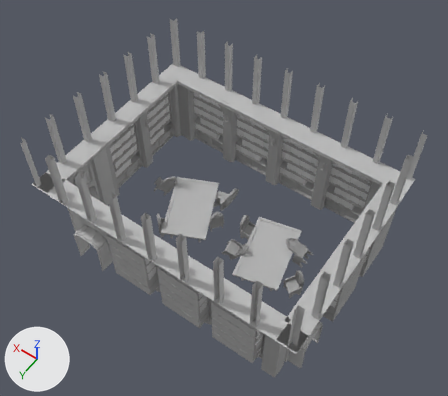
Renders of the FBX model CandificationV2/Assets/Meshes/Library_Scene.fbx from each side of a commit.
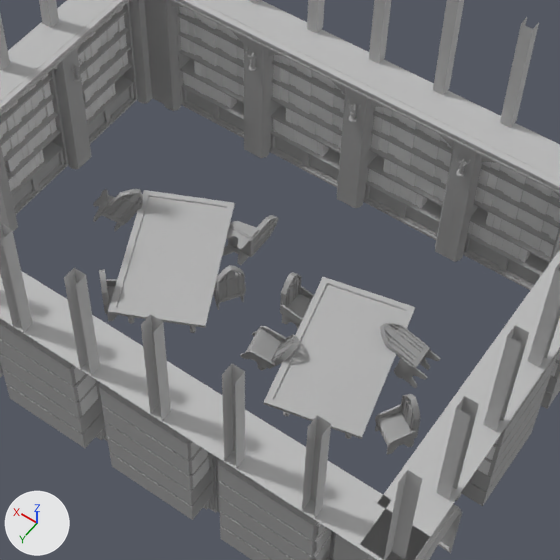
The first picture shows the older version from a 50 mm lens placed at (-0.144, 0.208, 0.371), pointed at (0.003, 0.002, 0.048). The close-ups show both versions on the part from 25% to 82% of the width and 23% to 88% of the height of that picture; other places that the commit changed are outside them. Arrows for +X, +Y and +Z are at lower left; the lights stay in place. Where no turn or scale is listed for an object, it has been applied to the vertices.

Objects in the first close-up: 'Bookshelf.001', 'Bookshelf.003', 'Bookshelf.004', 'Bookshelf.005', 'Bookshelf.006', 'Bookshelf.008', 'books.008', 'chair1', 'chair2', 'chair6', 'desk', 'desk1', 'ladder_track4', 'shelf_top4', 'wall_columns'.
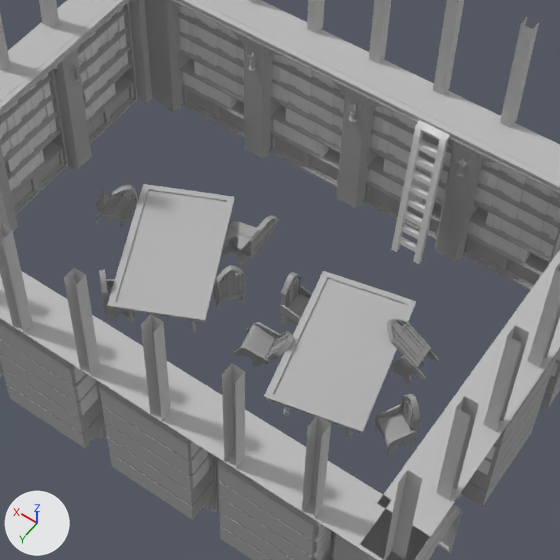
Patch to the scene script:
```diff
--- a/CandificationV2/Assets/Meshes/Library_Scene.fbx.py
+++ b/CandificationV2/Assets/Meshes/Library_Scene.fbx.py
@@ mat_pasted__standardsurface12 @@
+mat_pasted__standardsurface12 = principled_material('pasted__standardSurface12')
+mat_pasted__standardsurface12.base_color = (0.8, 0.8, 0.8)  # white #e7e7e7
+mat_pasted__standardsurface12.roughness = 0.2
@@ me_mesh_071 @@
+me_mesh_071.from_pydata(...)  # 412 vertices, 423 faces; spans x -0.0055..0.0055, y -0.0039..0.0035, z -0.0291..0.0306
+me_mesh_071.materials.append(mat_pasted__standardsurface12)  # white #e7e7e7
@@ ob_desk @@
 ob_desk.parent = ob_chair_desk_group
-ob_desk.location = (3.424, 0.583, -0.0182)
-ob_desk.scale = (1.1, 1.1, 1.1)
+ob_desk.location = (3.424, 0.768, -0.0182)
+ob_desk.scale = (1.1, 1.35, 1.1)
@@ ob_chair1 @@
 ob_chair1 = bpy.data.objects.new('chair1', me_mesh_059)
-ob_chair1.location = (-0.0465, -0.014, 0.0079)
-ob_chair1.rotation_euler = (1.771, 1.199, 0.229)  # degrees (101, 69, 13)
+ob_chair1.location = (-0.0465, -0.014, 0.0103)
+ob_chair1.rotation_euler = (1.694, 0.944, 0.142)  # degrees (97, 54, 8.1)
 ob_chair1.scale = (0.01, 0.01, 0.01)
@@ ob_chair2 @@
 ob_chair2 = bpy.data.objects.new('chair2', me_mesh_060)
-ob_chair2.location = (-0.0122, 0.0098, 0.0112)
+ob_chair2.location = (-0.0099, 0.0098, 0.0112)
@@ ob_chair6 @@
 ob_chair6 = bpy.data.objects.new('chair6', me_mesh_064)
-ob_chair6.location = (0.0633, -0.0087, 0.0115)
-ob_chair6.rotation_euler = (2.246, 0.0639, -0.88)  # degrees (129, 3.7, -50)
+ob_chair6.location = (0.0644, -0.0087, 0.0118)
+ob_chair6.rotation_euler = (2.016, 0.0639, -0.88)  # degrees (116, 3.7, -50)
 ob_chair6.scale = (0.01, 0.01, 0.01)
@@ ob_desk1 @@
 ob_desk1.parent = ob_chair_desk_group1
-ob_desk1.location = (-2.195, 0.583, -0.0182)
-ob_desk1.scale = (1.1, 1.1, 1.1)
+ob_desk1.location = (-2.195, 0.768, -0.0182)
+ob_desk1.scale = (1.1, 1.35, 1.1)
@@ ob_ladder @@
+ob_ladder = bpy.data.objects.new('Ladder', me_mesh_071)
+ob_ladder.location = (-0.0249, -0.0558, 0.0291)
```

Boxes [x1, y1, x2, y2] around the edits, measured in the close-ups (560 x 560 px):
'desk1', moved, rescaled: before [264, 277, 415, 439]; after [264, 271, 416, 438]
'desk', moved, rescaled: before [108, 190, 235, 333]; after [107, 184, 235, 332]
'Ladder', added: after [391, 119, 450, 264]
'chair1', moved, turned: before [380, 322, 441, 388]; after [387, 318, 439, 384]
'chair2', moved: before [240, 326, 299, 371]; after [234, 322, 293, 367]
'chair6', moved, turned: before [93, 189, 143, 231]; after [96, 185, 138, 230]
